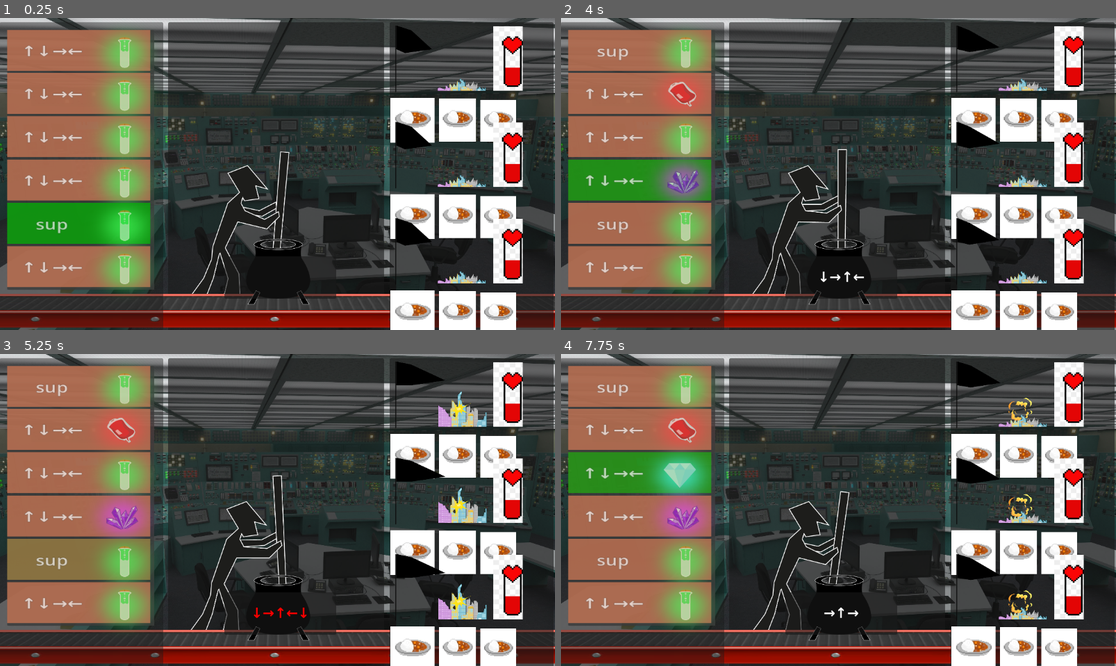
Above: before the commit, frames 1-4 (two rows, left to right).
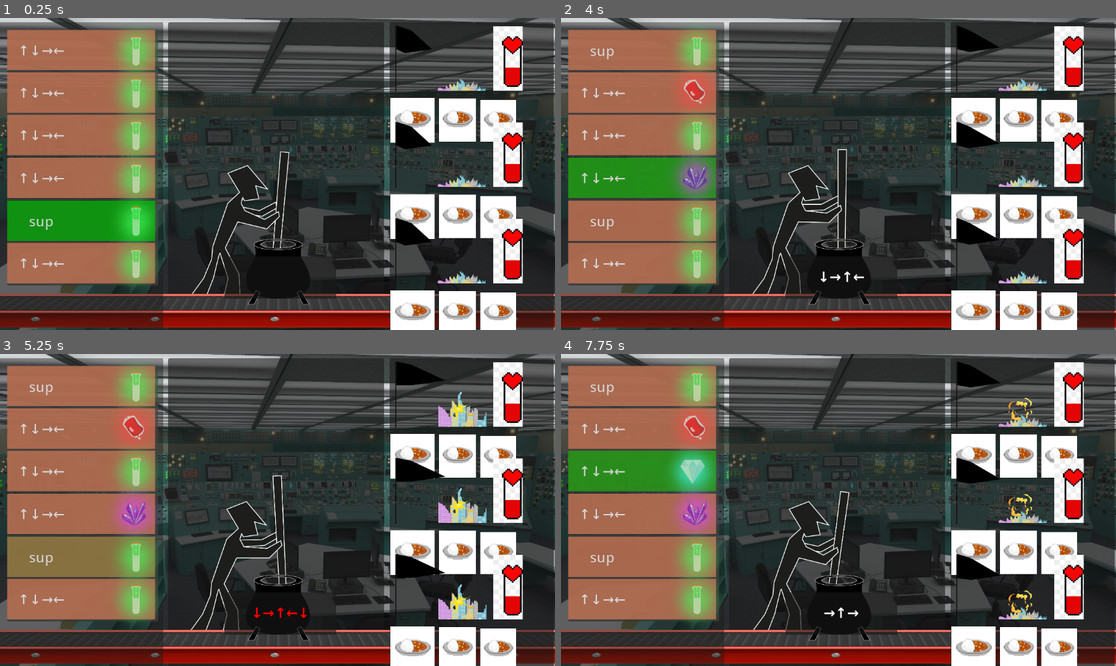
Above: after the commit, the same moments.

Repository: MelissaEPFL/OrbitalGameJam2025
Game: Godot game, scene res://main.tscn
Same seed, same stepped clock (60 frames per second), same inputs: the game is played once before the commit and once after it.
Inputs:
- Up to frame 1 (0.25 s): no input
- Up to frame 2 (4 s): tap Enter at 0.5, 0.6 s; hold D 0.53-1.28 s; hold S 1.28-2.03 s; tap 1 at 1.35 s; hold D 2.03-2.78 s; tap 2 at 2.1 s; hold W 2.78-3.53 s; tap 3 at 2.85 s; hold A from 3.53 s (still down); tap 4 at 3.6 s
- Up to frame 3 (5.25 s): tap 5 at 4.35 s; release A at 5.03 s; hold S from 5.03 s (still down); tap 6 at 5.1 s
- Up to frame 4 (7.75 s): release S at 5.78 s; hold D 5.78-6.53 s; tap 7 at 5.85 s; hold W 6.53-7.28 s; tap 8 at 6.6 s; hold D from 7.28 s (still down); tap 9 at 7.35 s

The runs differ from the first frame. In frame 1, 8.2% of the frame differs, in the area x 1-29%, y 3-88%; in frame 2, 8.2%; in frame 3, 8.1%; in frame 4, 8.3%.

Commit message:
added signal for success recipe and init recipe

Diff:
--- a/Game/GameStateManagement.gd
+++ b/Game/GameStateManagement.gd
@@ -6,16 +6,22 @@
 signal failedMissileLaunch
 signal successfulMissileLaunch(target : int)
 
+signal successfulIncantation(incantation_input_string : String, sprite_frame: int)
+signal associateRecipeElement(incantation_input_string: String, sprite_frame: int)
 
 signal incantationCharacterStream(char: String)
 
 class IngredientIncantation:
 	var ingredientName: String
 	var inputs : Array[IncantationInputs]
-
-	func _init(recipe_ingredients : Array[IncantationInputs], name : String) -> void:
+	var sprite_frame : int
+	var incantation_string : String
+
+	func _init(recipe_ingredients : Array[IncantationInputs], name : String, sprite_frameU : int, incantation_stringU : String) -> void:
 		inputs = recipe_ingredients
 		ingredientName = name
+		sprite_frame = sprite_frameU
+		incantation_string = incantation_stringU
 
 	func validate_incantation(ingredients_to_compare: Array[IncantationInputs]) -> bool:
 		return inputs == ingredients_to_compare
@@ -64,6 +70,7 @@
 			ingredients_in_pot.append(available_incantations[i])
 			current_incantation = []
 			incantationCharacterStream.emit("SUCCESS")
+			successfulIncantation.emit(available_incantations[i].incantation_string,available_incantations[i].sprite_frame)
 			success_in_pattern = true
 
 	print("CONDITIONS !!")
@@ -85,28 +92,97 @@
 
 func _ready() -> void:
 	# Example for testing
-	var bigbomb : IngredientIncantation = IngredientIncantation.new(
-		[
-			IncantationInputs.UP,
-			IncantationInputs.RIGHT,
-			IncantationInputs.DOWN,
-			IncantationInputs.DOWN,
-			IncantationInputs.DOWN
-		],
-		"bigbomb"
-	)
-
-	var thorium : IngredientIncantation = IngredientIncantation.new(
-		[
-			IncantationInputs.UP,
-			IncantationInputs.RIGHT,
-			IncantationInputs.LEFT,
-			IncantationInputs.UP,
-			IncantationInputs.DOWN
-		],
-		"thorium"
-	)
-	var some_recipe : Recipe = Recipe.new([bigbomb, thorium])
+	var my_array = []
+	var uranium : IngredientIncantation = IngredientIncantation.new(
+		[
+			IncantationInputs.UP,
+			IncantationInputs.RIGHT,
+			IncantationInputs.DOWN,
+			IncantationInputs.DOWN,
+			IncantationInputs.DOWN
+		],
+		"uranium",
+		0,
+		"↑→↓↓↓"
+	)
+	my_array.append(uranium)
+
+
+	var banana : IngredientIncantation = IngredientIncantation.new(
+		[
+			IncantationInputs.UP,
+			IncantationInputs.RIGHT,
+			IncantationInputs.LEFT,
+			IncantationInputs.UP,
+			IncantationInputs.DOWN
+		],
+		"banana",
+		1,
+		"↑→←↑↓"
+	)
+	my_array.append(banana)
+
+
+	var amethyst : IngredientIncantation = IngredientIncantation.new(
+		[
+			IncantationInputs.UP,
+			IncantationInputs.DOWN,
+			IncantationInputs.UP,
+			IncantationInputs.DOWN,
+			IncantationInputs.RIGHT
+		],
+		"amethyst",
+		2,
+		"↑↓↑↓→"
+	)
+	my_array.append(amethyst)
+
+
+	#TODO put different incantation fro blood orange and diamond
+	var blood : IngredientIncantation = IngredientIncantation.new(
+		[
+			IncantationInputs.UP,
+			IncantationInputs.RIGHT,
+			IncantationInputs.LEFT,
+			IncantationInputs.UP,
+			IncantationInputs.DOWN
+		],
+		"blood",
+		3,
+		"↑→←↑↓"
+	)
+
+	var orange : IngredientIncantation = IngredientIncantation.new(
+		[
+			IncantationInputs.UP,
+			IncantationInputs.RIGHT,
+			IncantationInputs.LEFT,
+			IncantationInputs.UP,
+			IncantationInputs.DOWN
+		],
+		"orange",
+		4,
+		"↑→←↑↓"
+	)
+
+	var diamond : IngredientIncantation = IngredientIncantation.new(
+		[
+			IncantationInputs.UP,
+			IncantationInputs.RIGHT,
+			IncantationInputs.LEFT,
+			IncantationInputs.UP,
+			IncantationInputs.DOWN
+		],
+		"diamond",
+		5,
+		"↑→←↑↓"
+	)
+	var some_recipe : Recipe = Recipe.new([uranium, banana, amethyst])
+	#var some_recipe : Recipe = Recipe.new([uranium, banana, amethyst, blood, orange, diamond ])
+	for element in my_array: #TODO iterate over the things in recipe
+		associateRecipeElement.emit(element.incantation_string, element.sprite_frame)
+
+
 
 	var target: Target = Target.new(some_recipe)
 	# Assign a value to the dictionary
@@ -117,8 +193,9 @@
 
 
 	# Example of incantations
-	available_incantations.append(thorium)
-	available_incantations.append(bigbomb)
+	available_incantations.append(uranium)
+	available_incantations.append(banana)
+	available_incantations.append(amethyst)
 
 
 
--- a/Game/control_menugauche.gd
+++ b/Game/control_menugauche.gd
@@ -30,6 +30,9 @@
 	current_panel.get_node("AnimatedSprite2D").frame = sprite_frame
 	current_panel.flash_green()
 
+func foo( target :int):
+	pass
+
 func update_incantation(new_text: String, recipe_panel_num: int):
 	var current_panel : Panel = select_RecipePanel(recipe_panel_num)
 	var label : Label = current_panel.get_node("Label") # Access the "Label" node inside "panel3"
--- a/Game/main.tscn
+++ b/Game/main.tscn
@@ -192,9 +192,8 @@
 layout_mode = 1
 offset_left = 16.0
 offset_top = 15.0
-offset_right = -324.0
-offset_bottom = 15.0
-scale = Vector2(1.31341, 1.0235)
+offset_right = 19.0
+offset_bottom = 20.0
 
 [node name="Menu droite" type="Panel" parent="."]
 z_index = 1
@@ -248,6 +247,7 @@
 
 [connection signal="failedMissileLaunch" from="GameManager" to="Menu central/Martin" method="_on_failure"]
 [connection signal="incantationCharacterStream" from="GameManager" to="Menu central/IncantationPanel" method="treatSignal"]
+[connection signal="successfulMissileLaunch" from="GameManager" to="Menu gauche/ControlMenugauche" method="foo"]
 [connection signal="successfulMissileLaunch" from="GameManager" to="Menu central/Chaudron" method="_on_recipe_change"]
 [connection signal="chaudron_arrived" from="Menu central/Chaudron" to="Menu central/ConveyorBelt" method="_conveyor_on_off"]
 [connection signal="chaudron_moving" from="Menu central/Chaudron" to="Menu central/ConveyorBelt" method="_conveyor_on_off"]
--- a/Game/recipePanel.tscn
+++ b/Game/recipePanel.tscn
@@ -74,7 +74,7 @@
 
 [node name="ColorRect2" type="ColorRect" parent="."]
 layout_mode = 0
-offset_right = 232.0
+offset_right = 313.0
 offset_bottom = 88.0
 color = Color(0.255659, 0.255659, 0.255659, 1)
 
@@ -84,7 +84,7 @@
 anchors_preset = -1
 anchor_right = 0.974
 anchor_bottom = 0.943
-offset_right = 0.0319977
+offset_right = 81.032
 offset_bottom = 0.0159988
 grow_horizontal = 2
 grow_vertical = 2
@@ -102,7 +102,7 @@
 vertical_alignment = 1
 
 [node name="AnimatedSprite2D" type="AnimatedSprite2D" parent="."]
-position = Vector2(181.25, 41.2986)
+position = Vector2(263, 38)
 scale = Vector2(0.467593, 0.467593)
 sprite_frames = SubResource("SpriteFrames_cbd0w")
 frame_progress = 0.600589
Not shown: 1 places in Game/main.tscn that only renumber resources
Not shown: 1 places in Game/recipePanel.tscn that only renumber resources
